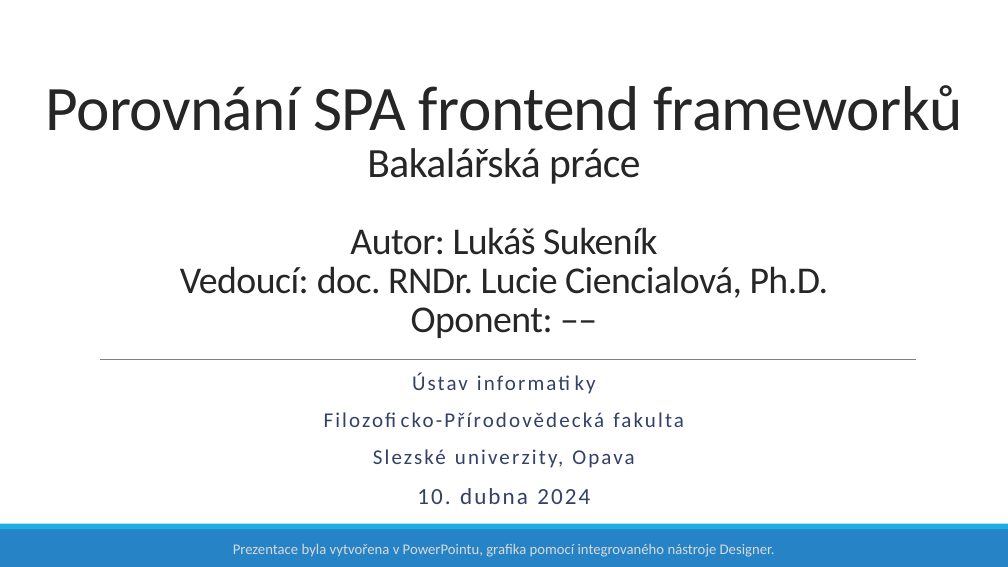
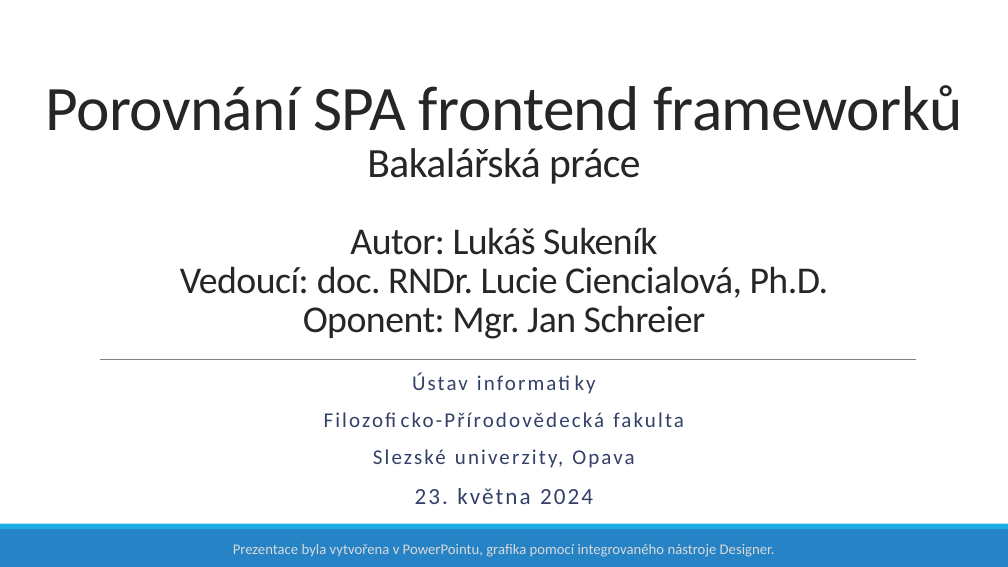
Before and after one commit to lukyncze/bachelor-thesis, a slide deck: slide 1 of presentation/prezentace-sukenik.pptx. Drawn at 1008x567 pixels with LibreOffice and Linux fonts; fonts in the diff are those of the drawing. Boxes give left, top, right and bottom in pixels: in the first picture for what was removed or moved away, otherwise in the second. Text is boxed around its words. In the diff, an @@ line names an element or a change of style, - is before the commit and + after.

```diff
--- a/presentation/prezentace-sukenik.pptx
+++ b/presentation/prezentace-sukenik.pptx
@@ title at (x1=46, y1=85, x2=962, y2=339): text changed @@
-Porovnání SPA frontend frameworků
-Bakalářská práce
-Autor: Lukáš Sukeník
-Vedoucí: doc. RNDr. Lucie Ciencialová, Ph.D.
-Oponent: ––
+Porovnání SPA frontend frameworků
+Bakalářská práce
+Autor: Lukáš Sukeník
+Vedoucí: doc. RNDr. Lucie Ciencialová, Ph.D.
+Oponent: Mgr. Jan Schreier
@@ subtitle at (x1=415, y1=488, x2=593, y2=504): text changed @@
-10. dubna 2024
+23. května 2024
```
Also in this commit, not shown: 11 other slides changed, 1 slide added, 8 other files.
